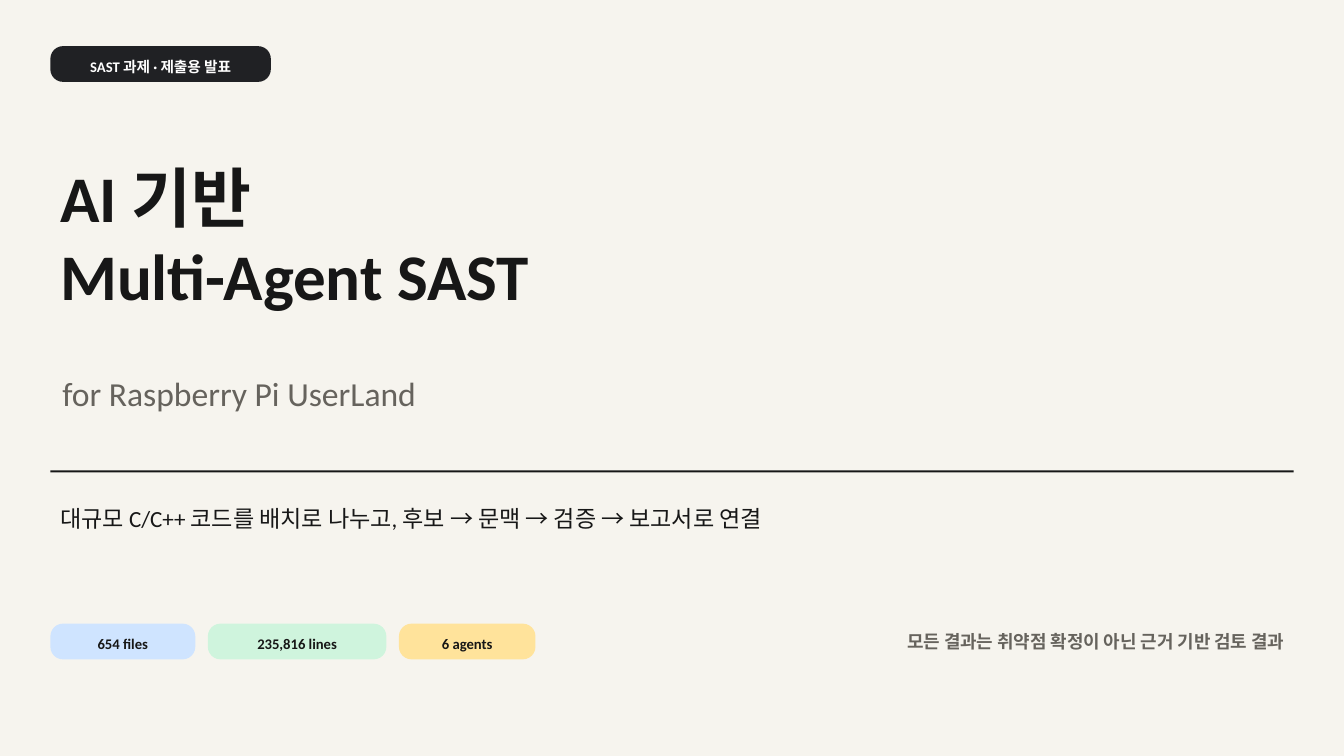
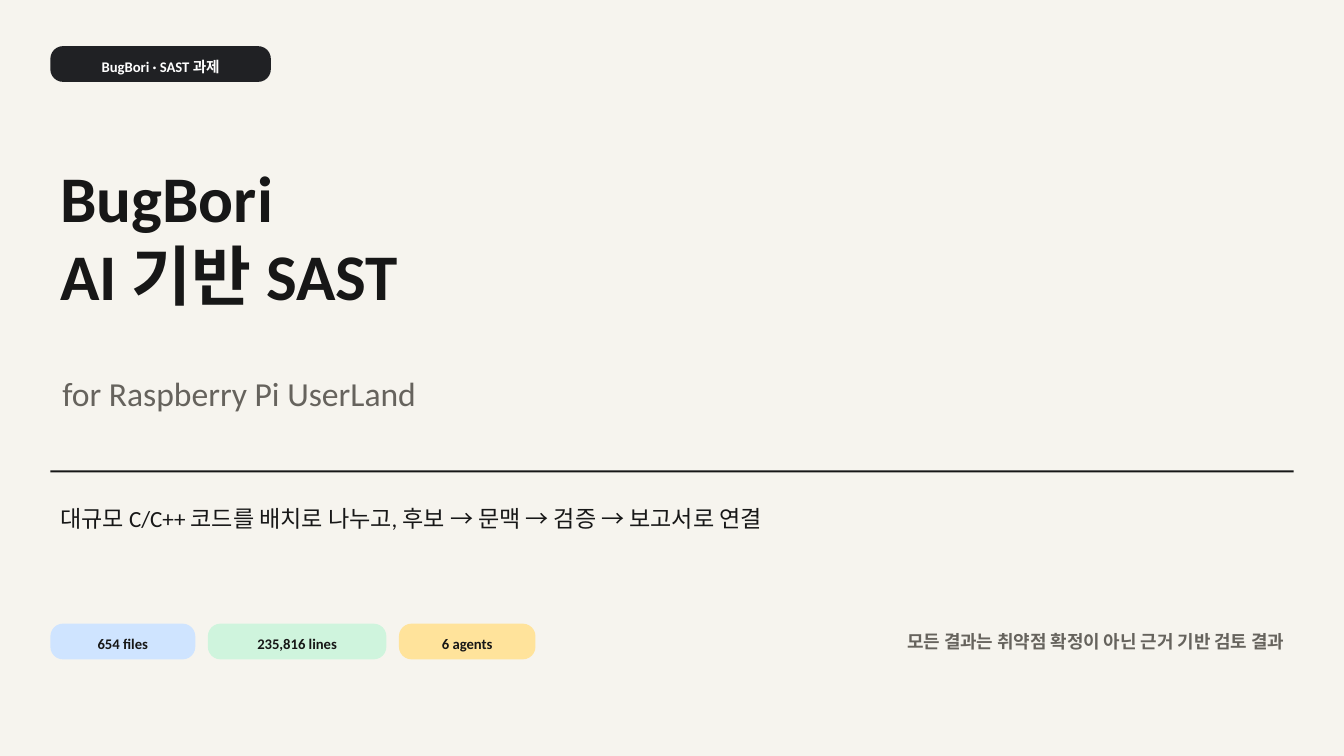
Before and after one commit to yeong-yi/ai-sast-userland, a slide deck: slide 1 of reports/AI_Multi_Agent_SAST_UserLand.pptx. Drawn at 1344x756 pixels with LibreOffice and Linux fonts; fonts in the diff are those of the drawing. Boxes give left, top, right and bottom in pixels: in the first picture for what was removed or moved away, otherwise in the second. Text is boxed around its words. In the diff, an @@ line names an element or a change of style, - is before the commit and + after.

Commit message:
Brand SAST workflow as BugBori

```diff
--- a/reports/AI_Multi_Agent_SAST_UserLand.pptx
+++ b/reports/AI_Multi_Agent_SAST_UserLand.pptx
@@ text at box(102, 59, 220, 75): text changed @@
-SAST 과제 · 제출용 발표
+BugBori · SAST 과제
@@ text at box(60, 176, 398, 306): text changed @@
-AI 기반
-Multi-Agent SAST
+BugBori
+AI 기반 SAST
```
Also in this commit, not shown: 19 other files.
